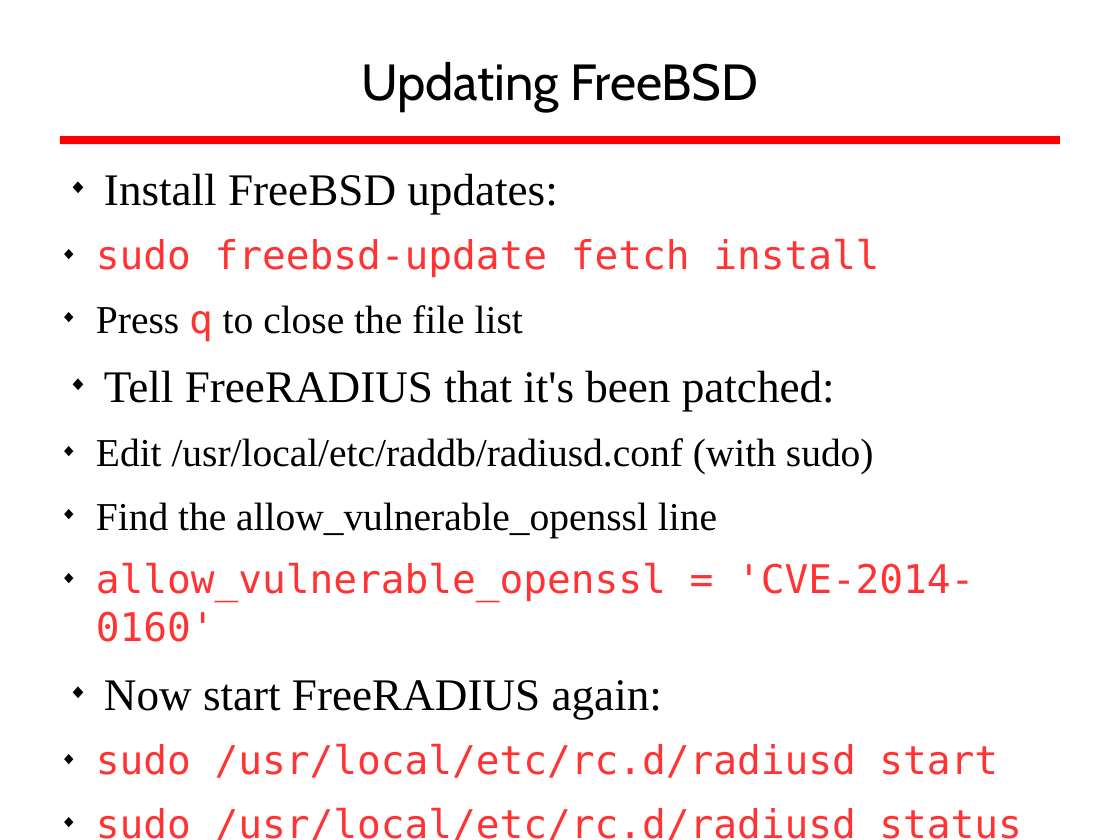
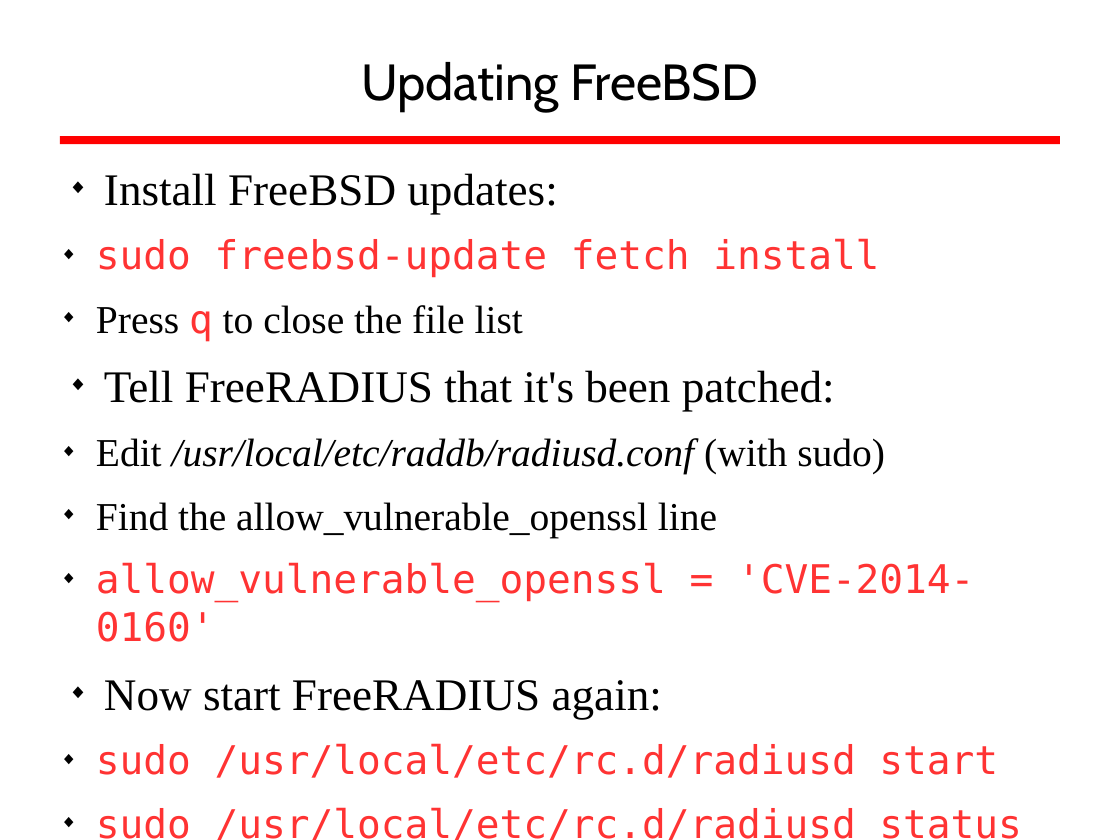
Before and after one commit to afnog/sse, a slide deck: slide 31 of radius/radius_presentation.odp. Drawn at 1120x840 pixels with LibreOffice and Linux fonts; fonts in the diff are those of the drawing; background and template pictures are left out. Boxes give left, top, right and bottom in pixels: in the first picture for what was removed or moved away, otherwise in the second. Text is boxed around its words. In the diff, an @@ line names an element or a change of style, - is before the commit and + after.

```diff
--- a/radius/radius_presentation.odp
+++ b/radius/radius_presentation.odp
@@ text at (96,438,885,475): italic on in "/usr/local/etc/raddb/radiusd.conf" @@
```
Also in this commit, not shown: 1 other file.
